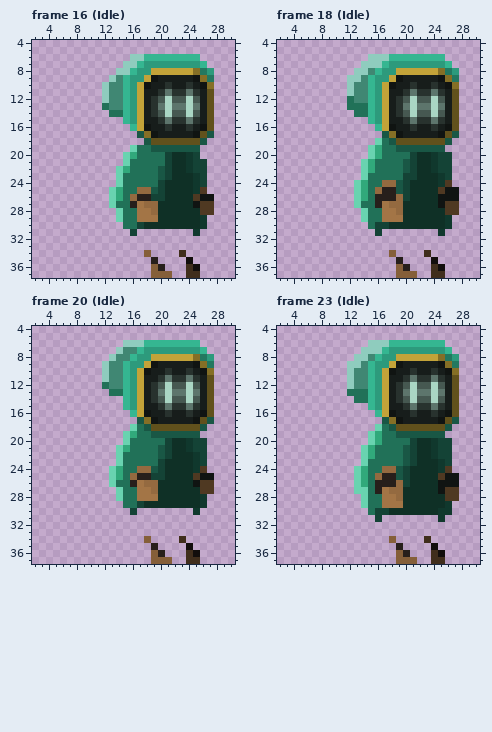
Edited in one commit: pixel-art file (igrica/assets/Player_Sprites/Mage.aseprite). The picture above was drawn from the file before the commit.
35x38 pixels, 67 frames. Colours within 5 levels of each other are drawn and written as one. Shown: frame 16 (Idle): x 2..30, y 4..37; frame 18 (Idle): x 2..30, y 4..37; frame 20 (Idle): x 2..30, y 4..37; frame 23 (Idle): x 2..30, y 4..37. The old version is drawn lined up with the new one, on the new canvas. The commit also changed other frames, which this record leaves out.
After:
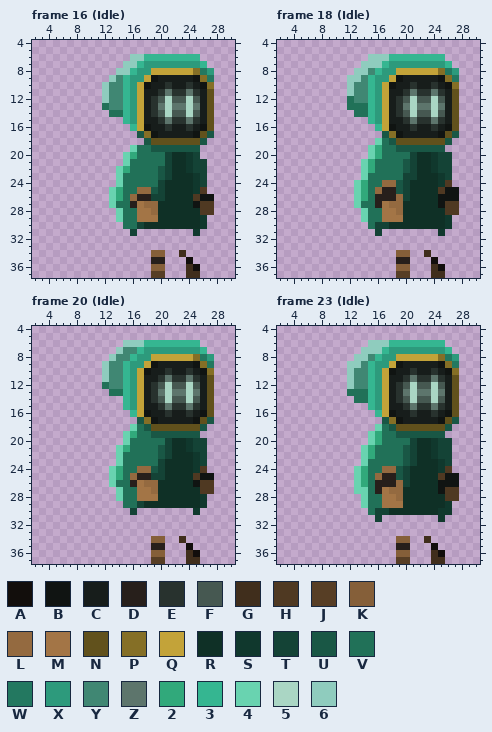
Palette (. is transparent): A #120e0c  B #101412  C #171d1b  D #271f1b  E #28322e  F #465851  G #402e1c  H #4f3922  J #573e25  K #855f39  L #946a40  M #a37546  N #61511c  P #856f26  Q #c3a339  R #0f3026  S #10382d  T #144336  U #195745  V #217158  W #237860  X #2d9a7c  Y #408773  Z #5d756c  2 #31a97b  3 #35b691  4 #69d3b0  5 #aad6c4  6 #8fccbe
Author's note on the commit: Made Mage Dash png
Difference:
canvas 35x38 -> 42x38
--- frame 16 (Idle)
@@ x 16..23 @@
 33 ........
-34 ..K....G
-35 ...D....
-36 ...KD...
-37 ...KKK..
+34 ...KK..G
+35 ...DD...
+36 ...KK...
+37 ...JJ...
--- frame 18 (Idle): the same change as frame 16 (Idle)
--- frame 20 (Idle): the same change as frame 16 (Idle)
--- frame 23 (Idle): the same change as frame 16 (Idle)
